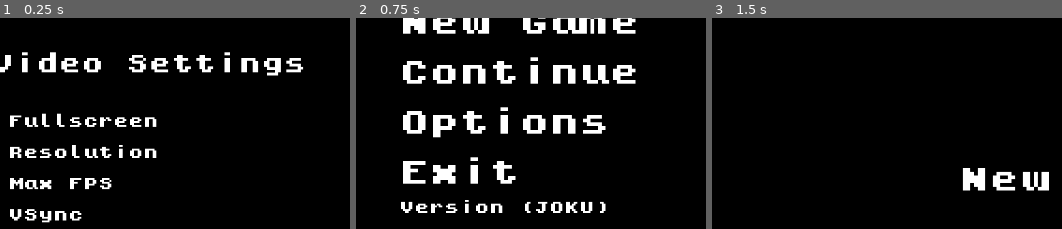
Above: before the commit, frames 1-3 (left to right).
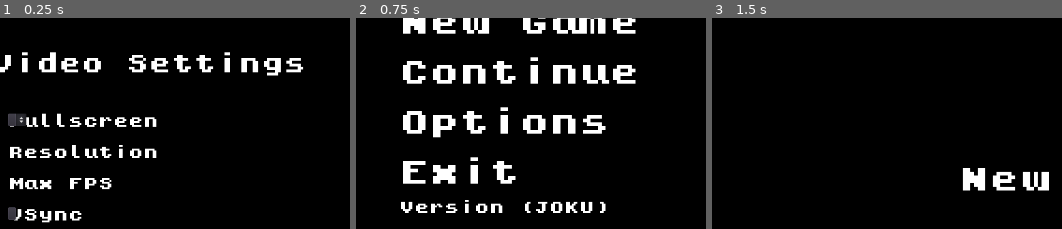
Above: after the commit, the same moments.

Repository: Vilkku11/super-journey
Game: Godot game, scene res://Game/Options.tscn
The game is run twice, just before and just after one commit, with the same random seed, the same clock (stepped at 60 frames per second) and the same inputs. This scene is started directly instead of the project's main scene.
Inputs:
- Up to frame 1 (0.25 s): no input
- Up to frame 2 (0.75 s): click "back" at 0.5 s
- Up to frame 3 (1.5 s): click "New Game" at 1.25 s
The pictures show only the part of the screen within x 4-54%, y 12-62%; the shares and areas given below are measured in that part.

The runs differ from the first frame. In frame 1, 0.5% of the frame differs, in the area x 2-8%, y 45-97%; in frame 2, nothing differs; in frame 3, nothing differs.

Commit message:
options buttons

Diff:
--- a/Game/Continue.tscn
+++ b/Game/Continue.tscn
@@ -11,6 +11,3 @@
 [node name="Label" parent="CenterContainer/VBoxContainer" index="0"]
 margin_right = 912.0
 text = "COntinued          "
-
-[node name="Button" parent="CenterContainer/VBoxContainer/Label" index="0"]
-flat = true
--- a/Game/Options.tscn
+++ b/Game/Options.tscn
@@ -1,7 +1,8 @@
-[gd_scene load_steps=5 format=2]
+[gd_scene load_steps=6 format=2]
 
 [ext_resource path="res://Game/NewGame.tscn" type="PackedScene" id=1]
 [ext_resource path="res://Font/kongtext/kongtext.ttf" type="DynamicFontData" id=2]
+[ext_resource path="res://Game/settings_menu.gd" type="Script" id=3]
 
 [sub_resource type="DynamicFont" id=1]
 size = 36
@@ -21,6 +22,7 @@
 margin_top = 24.0
 margin_right = 404.0
 margin_bottom = 84.0
+script = ExtResource( 3 )
 
 [node name="VBoxContainer" parent="CenterContainer" index="0"]
 margin_left = 22.0
@@ -66,6 +68,10 @@
 custom_fonts/font = SubResource( 2 )
 text = "Fullscreen"
 
+[node name="FullscreenButton" type="OptionButton" parent="CenterContainer/VBoxContainer/Label/Fullscreen" index="0"]
+margin_right = 29.0
+margin_bottom = 20.0
+
 [node name="Master Volume" type="Label" parent="CenterContainer/VBoxContainer/Label" index="4"]
 margin_left = 750.0
 margin_top = 225.0
@@ -86,6 +92,10 @@
 margin_bottom = 338.0
 custom_fonts/font = SubResource( 2 )
 text = "VSync"
+
+[node name="VSyncButton" type="Button" parent="CenterContainer/VBoxContainer/Label/VSync" index="0"]
+margin_right = 12.0
+margin_bottom = 20.0
 
 [node name="Music Volume" type="Label" parent="CenterContainer/VBoxContainer/Label" index="7"]
 margin_left = 750.0
@@ -115,3 +125,6 @@
 margin_bottom = 257.0
 custom_fonts/font = SubResource( 2 )
 text = "Resolution"
+
+[connection signal="item_selected" from="CenterContainer/VBoxContainer/Label/Fullscreen/FullscreenButton" to="CenterContainer" method="_on_FullscreenButton_item_selected"]
+[connection signal="toggled" from="CenterContainer/VBoxContainer/Label/VSync/VSyncButton" to="CenterContainer" method="_on_VSyncButton_toggled"]
--- a/Game/Return_to_title.gd
+++ b/Game/Return_to_title.gd
@@ -5,3 +5,15 @@
 
 func _on_Button_pressed():
 	get_tree().change_scene("res://Control.tscn")
+
+
+# video settings
+#onready var display_options_btn = $CenterContainer/VBoxContainer/Label/FullscreenButton
+#onready var vsync_btn = $CenterContainer/VBoxContainer/Label/VSync
+
+# audio settings
+#onready var master_slider = $TabContainer/Audio/MarginContainer/GridContainer/MasterVolSlider
+#onready var music_slider = $TabContainer/Audio/MarginContainer/GridContainer/MusicVolSLider2
+
+func ready():
+	pass
--- a/Game/Save.gd
+++ b/Game/Save.gd
@@ -22,7 +22,7 @@
 		save_data()
 	file.open(SAVEFILE, file.READ)
 	game_data = file.get_var()
-	file.close
+	file.close()
 
 func save_data():
 		var file = File.new()
--- /dev/null
+++ b/Game/global_settings.gd
@@ -0,0 +1,10 @@
+extends Node
+
+
+func toggle_fullscreen(value):
+	OS.window_fullscreen = value
+
+
+func toggle_vsync(value):
+	OS.vsync_enabled = value
+	print("vsync on")
--- /dev/null
+++ b/Game/settings_menu.gd
@@ -0,0 +1,19 @@
+extends CenterContainer
+
+
+# video settings
+onready var display_options_btn = $CenterContainer/VBoxContainer/Label/FullscreenButton
+onready var vsync_btn = $VBoxContainer/Label/VSync/VSyncButton
+
+func _ready():
+	pass # Replace with function body.
+
+
+func _on_FullscreenButton_item_selected(index):
+	GlobalSettings.toggle_fullscreen(true if index ==1 else false)
+
+
+func _on_VSyncButton_toggled(button_pressed):
+	print(button_pressed)
+	GlobalSettings.toggle_vsync(button_pressed)
+	print("vsync")
--- a/project.godot
+++ b/project.godot
@@ -13,6 +13,11 @@
 config/name="Super-journey"
 run/main_scene="res://Control.tscn"
 config/icon="res://icon.png"
+
+[autoload]
+
+Save="*res://Game/Save.gd"
+GlobalSettings="*res://Game/global_settings.gd"
 
 [display]
 
